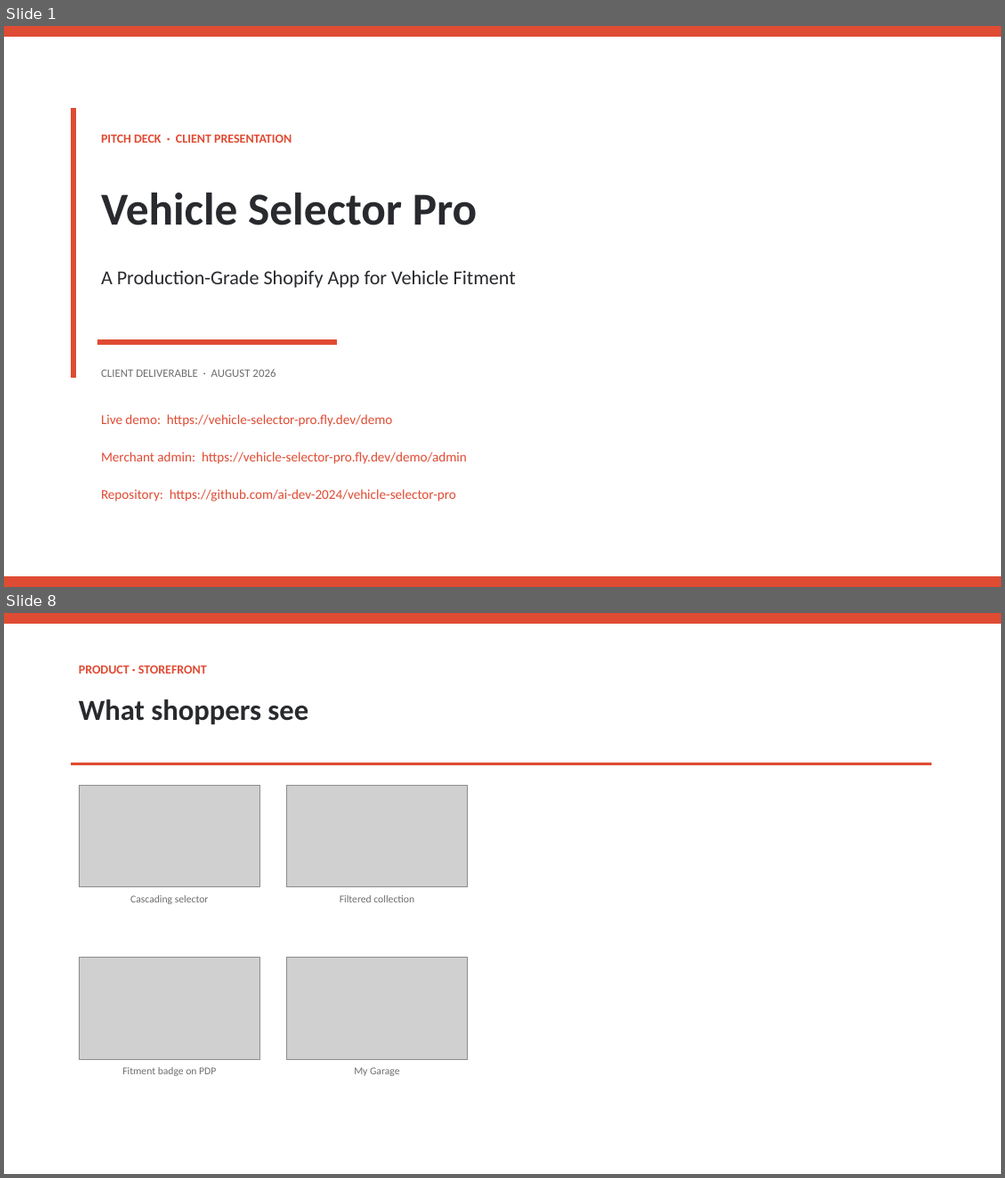
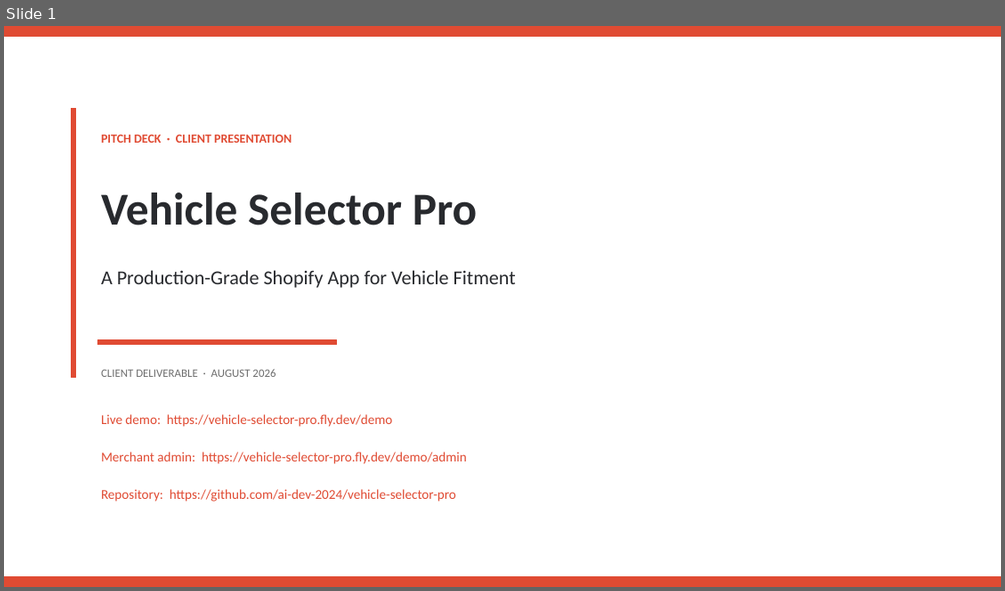
Before and after one commit to ai-dev-2024/vehicle-selector-pro, a slide deck: report/Vehicle_Selector_Pro_Pitch_Deck.pptx. Shown one above the other, each under a label of ours: slides 1 and 8 before the commit, slide 1 after it; the slides between them are not shown. The pictures are 1005x1178 and 1005x591 pixels, drawn with LibreOffice and Linux fonts; fonts in the diff are those of the drawing; grey boxes stand for pictures. Boxes give left, top, right and bottom in pixels: in the first picture for what was removed or moved away, otherwise in the second. Text is boxed around its words. In the diff, an @@ line names an element or a change of style, - is before the commit and + after.

```diff
--- a/report/Vehicle_Selector_Pro_Pitch_Deck.pptx
+++ b/report/Vehicle_Selector_Pro_Pitch_Deck.pptx
@@ slide 8 removed at (x1=4, y1=613, x2=1001, y2=1174), background #FFFFFF @@
@@ rectangle removed at (x1=4, y1=613, x2=1001, y2=624) @@
@@ text removed at (x1=79, y1=666, x2=207, y2=674) @@
-PRODUCT · STOREFRONT
@@ text removed at (x1=79, y1=699, x2=308, y2=724) @@
-What shoppers see
@@ rectangle removed at (x1=72, y1=763, x2=931, y2=765) @@
@@ picture removed at (x1=79, y1=785, x2=259, y2=887) @@
@@ picture removed at (x1=286, y1=785, x2=467, y2=887) @@
@@ text removed at (x1=130, y1=895, x2=209, y2=904) @@
-Cascading selector
@@ text removed at (x1=340, y1=895, x2=414, y2=902) @@
-Filtered collection
@@ picture removed at (x1=79, y1=957, x2=259, y2=1059) @@
@@ picture removed at (x1=286, y1=957, x2=467, y2=1059) @@
@@ text removed at (x1=122, y1=1067, x2=216, y2=1076) @@
-Fitment badge on PDP
@@ text removed at (x1=354, y1=1067, x2=399, y2=1076) @@
-My Garage
```
Also in this commit, not shown: 4 slides changed, 11 other slides removed, 5 other files.
